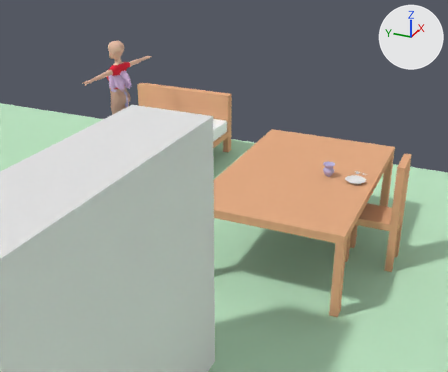
Two versions of the Blender file OBJECTS VOLUME 1/OPEN_SORCER_ZMOD2.blend, one commit apart.
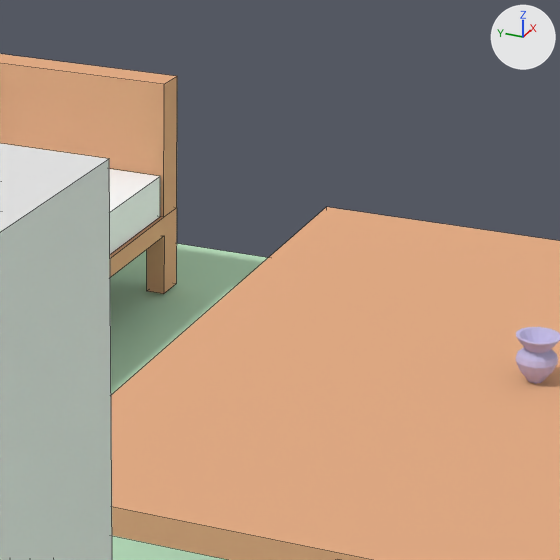
Each version appears first from a 50 mm lens placed at (-3.26, -4.52, 4.5), pointed at (6.62, -0.07, -0.44), and next in a close-up on the part from 41% to 75% of the width and 20% to 60% of the height. Lighting does not change. The marker at upper right points along +X, +Y and +Z. The close-ups show mesh edges as thin lines.

Script lines for the objects in view, before the commit:
```python
me_colchão = bpy.data.meshes.new('colchão')
me_colchão.from_pydata(...)  # a box spanning x -1.46..1.43, y -0.98..0.98, z -0.11..0.11
me_colchão.materials.append(mat_material)  # white #ffffff
me_cube = bpy.data.meshes.new('Cube')
me_cube.from_pydata(...)  # 84 vertices, 74 faces; spans x -1.55..1.55, y -0.42..0.46, z -1.0..1.76
me_cube.materials.append(mat_material_016)  # white #e7e7e7
me_jarro = bpy.data.meshes.new('jarro')
me_jarro.from_pydata(...)  # 126 vertices, 114 faces; spans x -0.082..0.082, y -0.078..0.091, z -0.095..0.084
me_jarro.materials.append(mat_material_004)  # blue #c8c0e7
ob_colchão = bpy.data.objects.new('colchão', me_colchão)
ob_colchão.location = (5.748, 1.098, 0.563)
ob_guarda_roupa = bpy.data.objects.new('guarda roupa', me_cube)
ob_guarda_roupa.location = (0.0, -1.828, 1.001)
ob_jarro = bpy.data.objects.new('jarro', me_jarro)
ob_jarro.location = (4.421, -2.63, 1.2)
# also in view: 'mesa' at (4.39, -2.25, 0.55); 'cama' at (5.82, 1.1, 0.59); 'Plane' at (0.0, 0.0, 0.0)
```
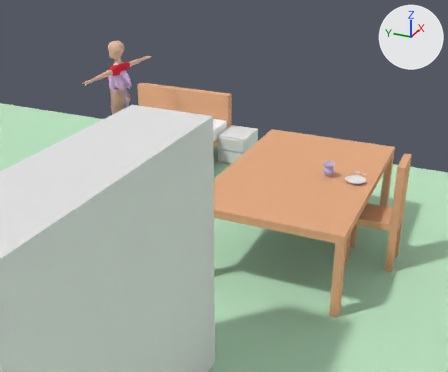
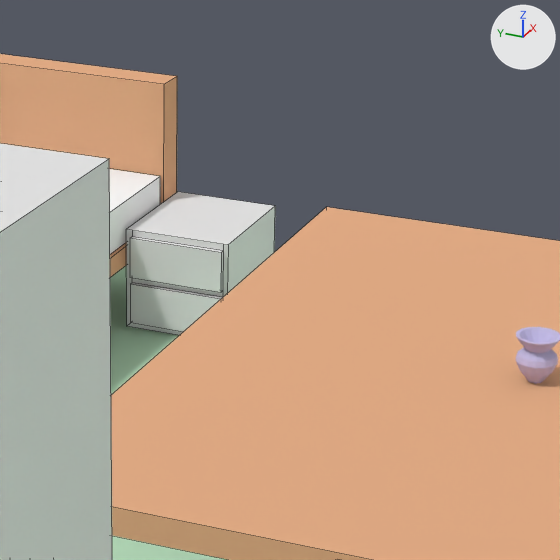
The change, as JSON lines over the scene's bpy script:
```json
{"op": "add", "block": "me_criado_mudo", "code": ["me_criado_mudo = bpy.data.meshes.new('criado mudo')", "me_criado_mudo.from_pydata(...)  # 26 vertices, 20 faces; spans x -0.29..0.266, y -0.25..0.422, z 0.004..0.537", "me_criado_mudo.materials.append(mat_material_010)  # white #e7e7e7"]}
{"op": "add", "block": "ob_criado_mudo", "code": ["ob_criado_mudo = bpy.data.objects.new('criado mudo', me_criado_mudo)", "ob_criado_mudo.location = (7.112, -0.17, 0.0)", "ob_criado_mudo.rotation_euler = (0.0, 0.0, 1.572)  # degrees (0, 0, 90)"]}
```

Changed parts and their boxes [x1, y1, x2, y2] in the close-ups (560 x 560 px):
```json
{"object": "criado mudo", "change": "added", "after": [126, 192, 275, 335]}
```
